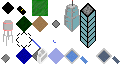
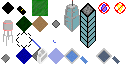
Before/after of a 128×64 layered artwork. What changed in the layer stack:
added layer "power" above "pool" over <box>98,2,126,14</box>
